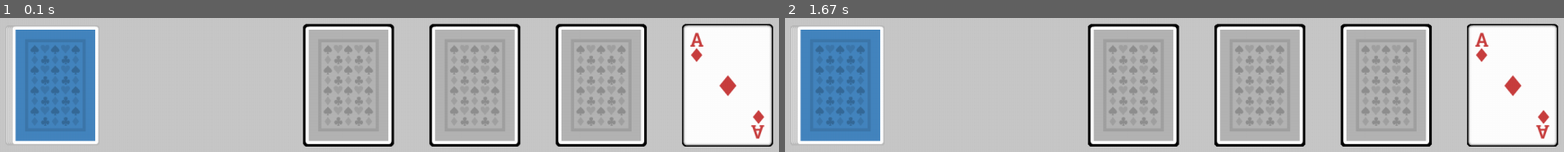
Above: before the commit, frames 1-2 (left to right).
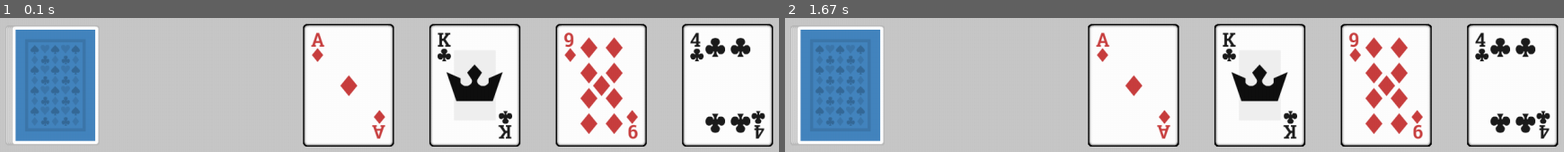
Above: after the commit, the same moments.

Repository: mrmetrix4/PygameSolitaire
Game: pygame game, started from main.py
Same seed, same stepped clock (60 frames per second), same inputs: the game is played once before the commit and once after it.
Inputs:
- Up to frame 1 (0.1 s): no input
- Up to frame 2 (1.67 s): no input

The runs differ from the first frame. In frame 1, 29% of the frame differs, in the area x 38-99%, y 5-96%; in frame 2, 29%.

Commit message:
Added drawing function and some constants.

Diff:
--- a/constants/locations.py
+++ b/constants/locations.py
@@ -1,2 +1,5 @@
 WIDTH = 1280
 HEIGHT = 720
+
+ROW_ZERO_CENTER_Y = 125
+SLOTS_CENTER_X = (573, 773, 973, 1173)
--- a/main.py
+++ b/main.py
@@ -1,4 +1,5 @@
 import logging
+import random
 
 import pygame
 import pygame.freetype
@@ -23,7 +24,7 @@
     pygame.display.set_caption(settings.GAME_CAPTION)
     SCREEN.fill(colors.BACKGROUND_GRAY)
 
-    states.game = Game()
+    states.game = Game(SCREEN)
 
 
 def main():
@@ -44,12 +45,12 @@
 
         example_rect = states.game.card_back_sprite.get_rect(topleft=(0, 30))
 
-        for x in range(4):
-            _ = states.game.card_slot_sprite.get_rect(midright=(x * 200 + 650, example_rect.centery))
-            SCREEN.blit(states.game.card_slot_sprite, _)
+        for x in locations.SLOTS_CENTER_X:
+            SCREEN.blit(states.game.card_slot_sprite,
+                        states.game.card_slot_sprite.get_rect(center=(x, example_rect.centery)))
 
-        sample_card_rect = states.game.card_deck[0].card_surf.get_rect(center=_.center)
-        SCREEN.blit(states.game.card_deck[0].card_surf, sample_card_rect)
+        for i in range(4):
+            states.game.card_deck[i].draw(center=(locations.SLOTS_CENTER_X[i], locations.ROW_ZERO_CENTER_Y))
 
         pygame.display.update()
     pygame.quit()
--- a/states/game.py
+++ b/states/game.py
@@ -32,7 +32,9 @@
             .convert_alpha()
         )
 
-    def __init__(self):
+    def __init__(self, screen: pygame.Surface):
+        self.screen = screen
+
         self.card_deck: list[Card] = []
         self.card_back_sprite: pygame.Surface = None
         self.card_slot_sprite: pygame.Surface = None
--- a/structures/card.py
+++ b/structures/card.py
@@ -2,7 +2,7 @@
 
 import pygame
 from enum import Enum
-from shared import sprites
+from shared import sprites, states
 
 
 class CardType(Enum):
@@ -60,3 +60,6 @@
         color_key = card_surf.get_at((0, 0))
         card_surf.set_colorkey(color_key)
         return card_surf
+
+    def draw(self, **kwargs):
+        states.game.screen.blit(self.card_surf, self.card_surf.get_rect(**kwargs))
